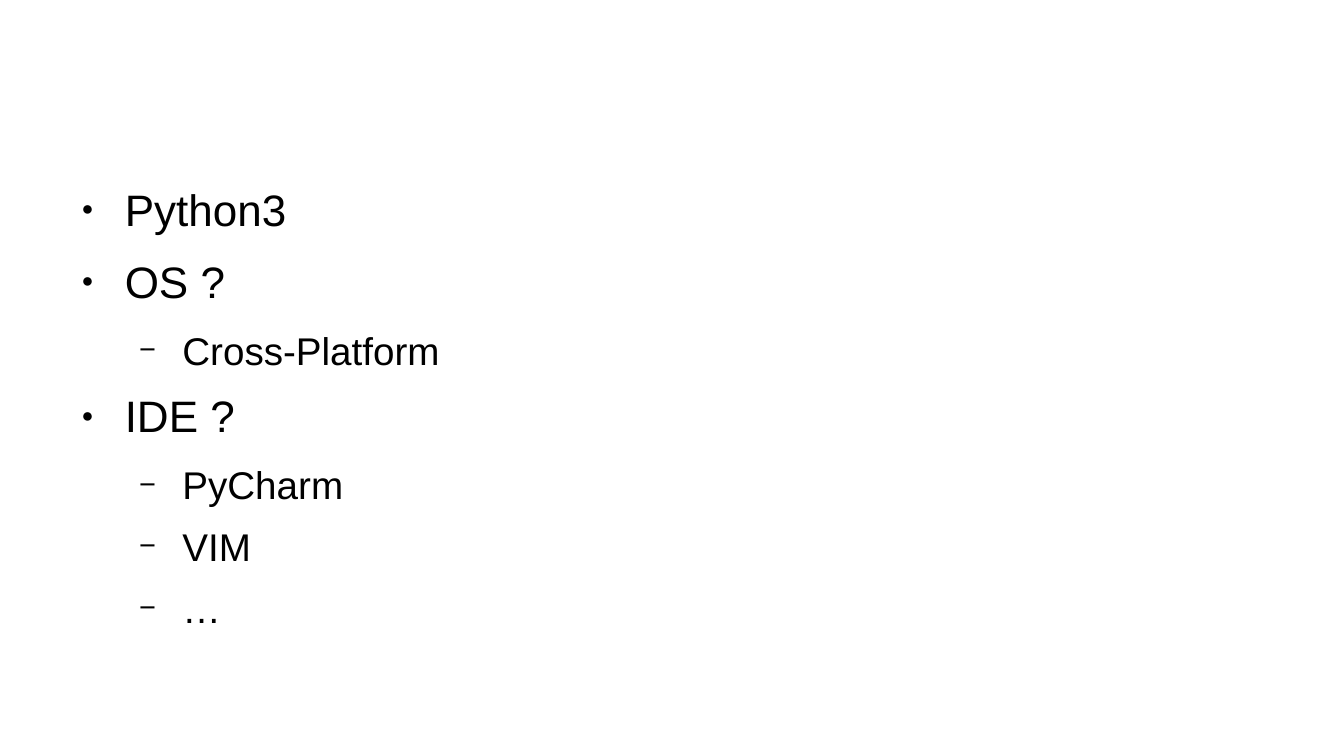
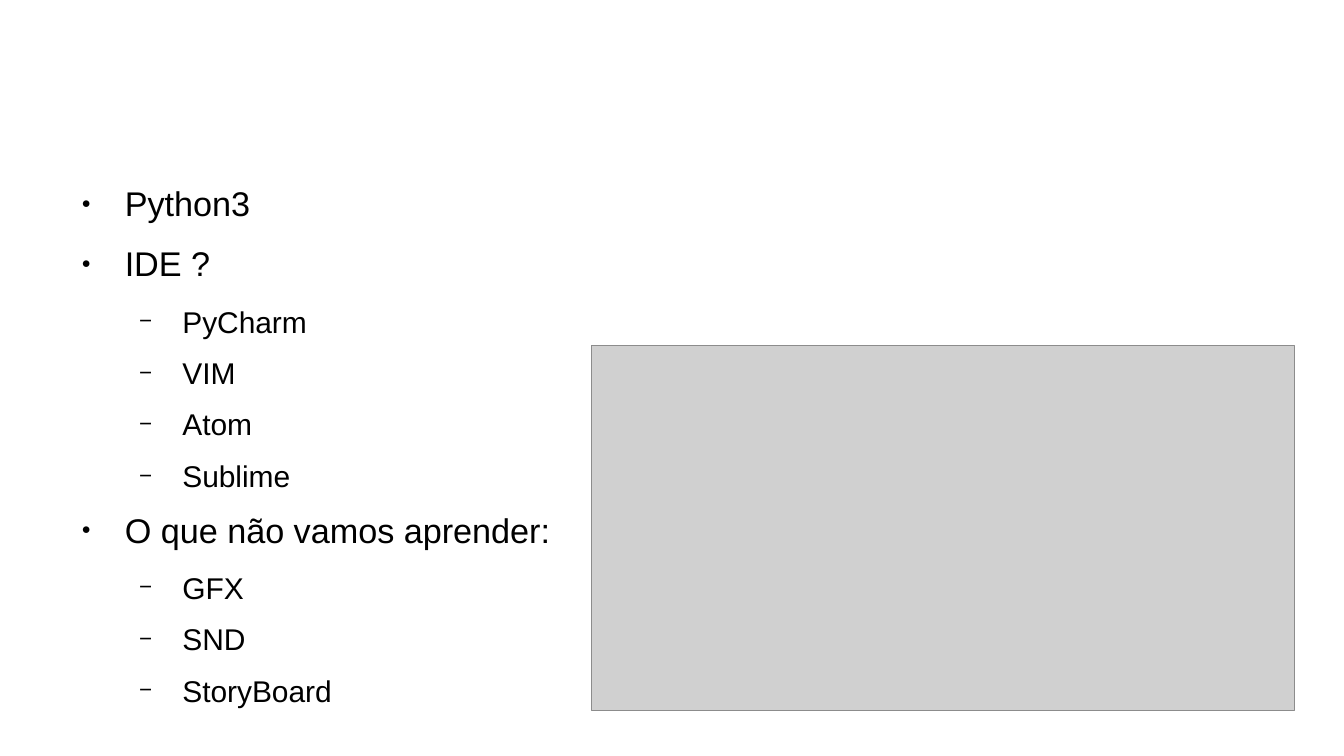
Before and after one commit to dgomes/pygame_tutorial, a slide deck: slide 3 of Introducao ao PyGame.odp (slide 2 before the commit). Drawn at 1344x756 pixels with LibreOffice and Linux fonts; fonts in the diff are those of the drawing; grey boxes stand for pictures; background and template pictures are left out. Boxes give left, top, right and bottom in pixels: in the first picture for what was removed or moved away, otherwise in the second. Text is boxed around its words. In the diff, an @@ line names an element or a change of style, - is before the commit and + after.

```diff
--- a/Introducao ao PyGame.odp
+++ b/Introducao ao PyGame.odp
@@ text at bbox=[125, 191, 306, 384]: size 26 to 20.1 pt in "Python3", "IDE ?"; size 22.8 to 17.7 pt in "PyCharm", "VIM" @@
@@ text at bbox=[125, 267, 439, 366]: paragraphs removed @@
-● OS ?
-  − Cross-Platform
@@ picture added at bbox=[592, 345, 1295, 710] @@
@@ text at bbox=[125, 414, 550, 707]: text changed; size 22.8 to 17.7 pt @@
-  − …
+  − Atom
+  − Sublime
+● O que não vamos aprender:
+  − GFX
+  − SND
+  − StoryBoard
```
Also in this commit, not shown: 4 other slides changed, 4 slides added.
